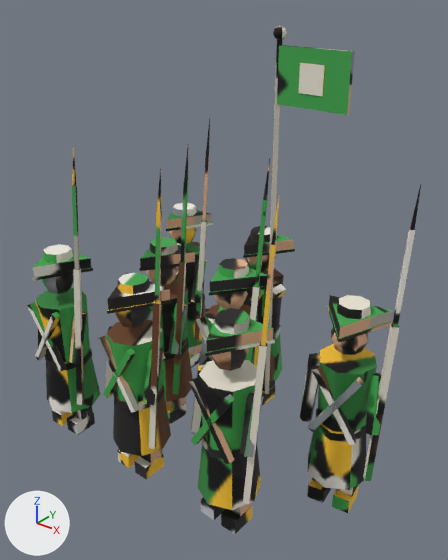
What one commit did to the glTF model game/assets/models/squad_dl4_green.glb.
Rendered twice from a camera (50 mm lens) standing at (0.677, -0.801, 0.85) and looking at (0.041, -0.007, 0.357). Arrows for +X, +Y and +Z are at lower left; the lights stay in place. The picture after the commit comes second. Vertices at exactly the same position are counted once.

Script lines for the objects in view, before the commit:
```python
me_cone = bpy.data.meshes.new('Cone')
me_cone.from_pydata(...)  # 1732 vertices, 2628 faces; spans x -0.303..0.378, y -0.221..0.221, z 0.0..0.781
me_cone.materials.append(mat_baked)  # picture img_bake
ob_squad_dl4_green = bpy.data.objects.new('squad_dl4_green', me_cone)
ob_squad_dl4_green.location = (0.0, 0.0, 0.0)
```
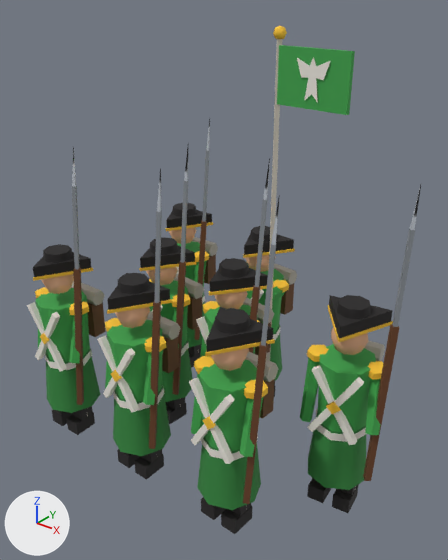
Boxes [x1, y1, x2, y2] around the edits, measured in the pictures (448 x 560 px; the box of a moved part takes in the faces that stretch with it):
part 1 of me_cone, moved or reshaped
    before: [298, 63, 325, 96]
    after: [40, 333, 49, 344]
part 2 of me_cone, added
    after: [35, 287, 49, 299]
part 3 of me_cone, added
    after: [69, 302, 89, 315]
part 4 of me_cone, added
    after: [105, 318, 121, 332]
part 5 of me_cone, added
    after: [145, 336, 166, 352]
part 6 of me_cone, added
    after: [194, 356, 215, 374]
part 7 of me_cone, added
    after: [244, 380, 268, 399]
part 8 of me_cone, added
    after: [171, 294, 190, 307]
part 9 of me_cone, added
    after: [203, 301, 220, 314]
part 10 of me_cone, added
    after: [307, 345, 329, 362]
part 11 of me_cone, added
    after: [367, 361, 383, 379]
part 12 of me_cone, added
    after: [195, 251, 209, 262]
part 13 of me_cone, added
    after: [204, 254, 216, 284]
part 14 of me_cone, added
    after: [192, 237, 218, 256]
part 15 of me_cone, added
    after: [273, 280, 289, 293]
part 16 of me_cone, added
    after: [71, 263, 385, 430]
part 17 of me_cone, added
    after: [297, 57, 331, 103]
part 18 of me_cone, surface changed
    both: [27, 26, 421, 534]

Diff of the bpy script that builds the scene:
```diff
--- a/game/assets/models/squad_dl4_green.glb.py
+++ b/game/assets/models/squad_dl4_green.glb.py
@@ me_cone @@
 # used by ob_squad_dl4_green; location = (0.0, 0.0, 0.0)
-me_cone.from_pydata(...)  # 1732 vertices, 2628 faces; spans x -0.303..0.378, y -0.221..0.221, z 0.0..0.781
+me_cone.from_pydata(...)  # 2196 vertices, 3372 faces; spans x -0.303..0.378, y -0.221..0.241, z 0.0..0.781
+# me_cone part 1: the loose piece of 8 vertices spanning x 0.109..0.157, y 0.103..0.117, z 0.679..0.727 is multiplied about its middle by the matrix ((0.255, -0.028, 0.256), (0.032, 0.36, 0.007), (-0.255, 0.018, 0.256)), then moved by (-0.367, -0.324, -0.475)
+# me_cone part 2: a new loose piece, a UV sphere (6 segments, 3 rings, poles along z) spanning x -0.302..-0.267, y -0.187..-0.145, z 0.277..0.299, in mat_baked (picture img_bake)
+# me_cone part 3: a new loose piece, a UV sphere (6 segments, 3 rings, poles along z) spanning x -0.204..-0.169, y -0.184..-0.143, z 0.277..0.299, in mat_baked (picture img_bake)
+# me_cone part 4: a new loose piece, a UV sphere (6 segments, 3 rings, poles along z) spanning x -0.1..-0.065, y -0.185..-0.143, z 0.277..0.299, in mat_baked (picture img_bake)
+# me_cone part 5: a new loose piece, a UV sphere (6 segments, 3 rings, poles along z) spanning x -0.001..0.034, y -0.186..-0.145, z 0.277..0.299, in mat_baked (picture img_bake)
+# me_cone part 6: a new loose piece, a UV sphere (6 segments, 3 rings, poles along z) spanning x 0.11..0.145, y -0.181..-0.139, z 0.277..0.299, in mat_baked (picture img_bake)
+# me_cone part 7: a new loose piece, a UV sphere (6 segments, 3 rings, poles along z) spanning x 0.209..0.244, y -0.184..-0.142, z 0.277..0.299, in mat_baked (picture img_bake)
+# me_cone part 8: a new loose piece, a UV sphere (6 segments, 3 rings, poles along z) spanning x -0.075..-0.039, y -0.04..0.001, z 0.277..0.299, in mat_baked (picture img_bake)
+# me_cone part 9: a new loose piece, a UV sphere (6 segments, 3 rings, poles along z) spanning x -0.006..0.03, y -0.025..0.016, z 0.277..0.299, in mat_baked (picture img_bake)
+# me_cone part 10: a new loose piece, a UV sphere (6 segments, 3 rings, poles along z) spanning x 0.232..0.269, y -0.035..0.006, z 0.277..0.299, in mat_baked (picture img_bake)
+# me_cone part 11: a new loose piece, a UV sphere (6 segments, 3 rings, poles along z) spanning x 0.33..0.367, y -0.021..0.02, z 0.277..0.299, in mat_baked (picture img_bake)
+# me_cone part 12: a new loose piece, a UV sphere (6 segments, 3 rings, poles along z) spanning x -0.183..-0.148, y 0.146..0.187, z 0.277..0.299, in mat_baked (picture img_bake)
+# me_cone part 13: a new loose piece, a box spanning x -0.249..-0.181, y 0.211..0.239, z 0.197..0.268, in mat_baked (picture img_bake)
+# me_cone part 14: a new loose piece, a 6-sided cylinder along x spanning x -0.255..-0.175, y 0.209..0.241, z 0.268..0.296, in mat_baked (picture img_bake)
+# me_cone part 15: a new loose piece, a UV sphere (6 segments, 3 rings, poles along z) spanning x 0.039..0.075, y 0.132..0.174, z 0.277..0.299, in mat_baked (picture img_bake)
+# me_cone part 16: 196 vertices added at x -0.278..0.333, y -0.217..0.234, z 0.197..0.296
+# me_cone part 17: 24 vertices added at x 0.102..0.169, y 0.101..0.118, z 0.668..0.738
+# me_cone part 18: 2612 kept faces spanning x -0.303..0.378, y -0.221..0.221, z 0.0..0.781 get new texture (UV) coordinates
+# other edits to the shape of me_cone do not show in these pictures
 me_cone.materials.append(mat_baked)
```
